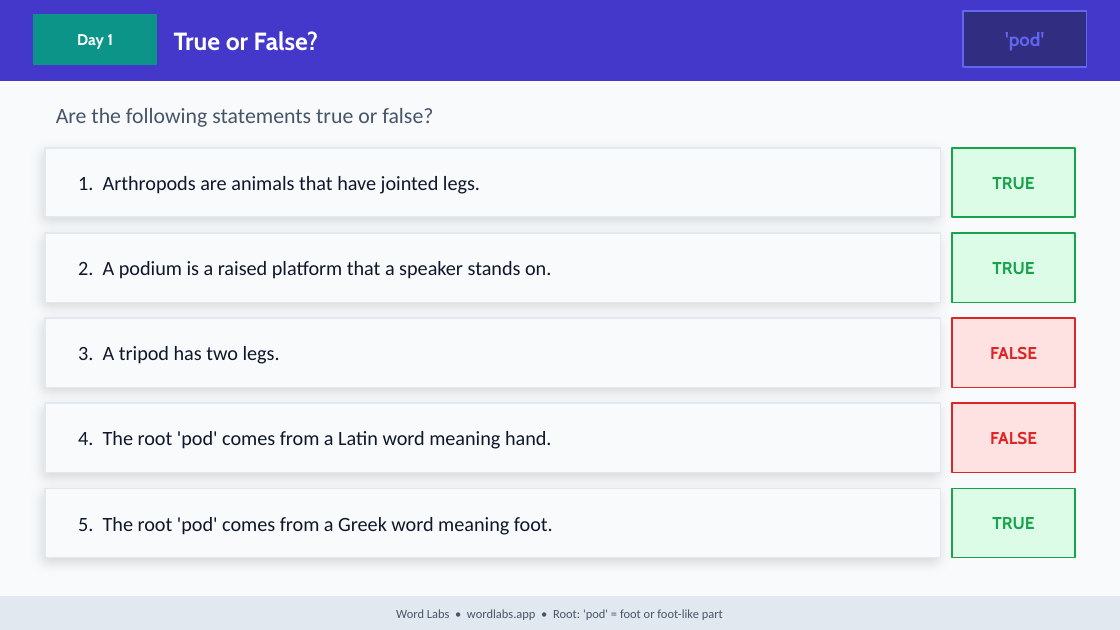
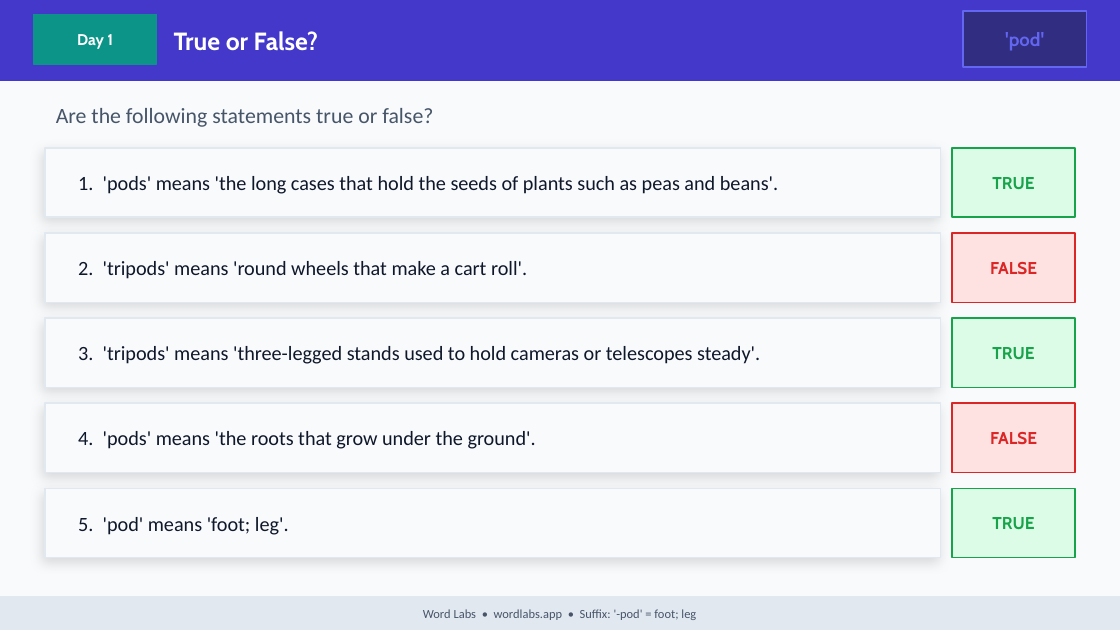
Before and after one commit to NickD135/morphology-builder, a slide deck: slide 5 of output/wordlabs-pod-3day.pptx. Drawn at 1120x630 pixels with LibreOffice and Linux fonts; fonts in the diff are those of the drawing. Boxes give left, top, right and bottom in pixels: in the first picture for what was removed or moved away, otherwise in the second. Text is boxed around its words. In the diff, an @@ line names an element or a change of style, - is before the commit and + after.

```diff
--- a/output/wordlabs-pod-3day.pptx
+++ b/output/wordlabs-pod-3day.pptx
@@ text at bbox=[78, 176, 778, 194]: text changed @@
-1. Arthropods are animals that have jointed legs.
+1. 'pods' means 'the long cases that hold the seeds of plants such as peas and beans'.
@@ rectangle at bbox=[952, 233, 1075, 302]: fill #DCFCE7 to #FEE2E2; outline #16A34A 1 pt to #DC2626 1 pt @@
@@ text "FALSE": place and size @@
-text "FALSE" at bbox=[990, 347, 1037, 359]
+text "FALSE" at bbox=[990, 262, 1037, 274]
@@ text at bbox=[78, 261, 527, 279]: text changed @@
-2. A podium is a raised platform that a speaker stands on.
+2. 'tripods' means 'round wheels that make a cart roll'.
@@ rectangle at bbox=[952, 318, 1075, 388]: fill #FEE2E2 to #DCFCE7; outline #DC2626 1 pt to #16A34A 1 pt @@
@@ text "TRUE": place and size @@
-text "TRUE" at bbox=[992, 262, 1034, 274]
+text "TRUE" at bbox=[992, 347, 1034, 359]
@@ text at bbox=[78, 346, 760, 364]: text changed @@
-3. A tripod has two legs.
+3. 'tripods' means 'three-legged stands used to hold cameras or telescopes steady'.
@@ text at bbox=[78, 431, 536, 449]: text changed @@
-4. The root 'pod' comes from a Latin word meaning hand.
+4. 'pods' means 'the roots that grow under the ground'.
@@ text at bbox=[78, 517, 289, 535]: text changed @@
-5. The root 'pod' comes from a Greek word meaning foot.
+5. 'pod' means 'foot; leg'.
@@ text at bbox=[423, 609, 696, 620]: text changed @@
-Word Labs • wordlabs.app • Root: 'pod' = foot or foot-like part
+Word Labs • wordlabs.app • Suffix: '-pod' = foot; leg
```
Also in this commit, not shown: 34 other slides changed, 16 other files.
